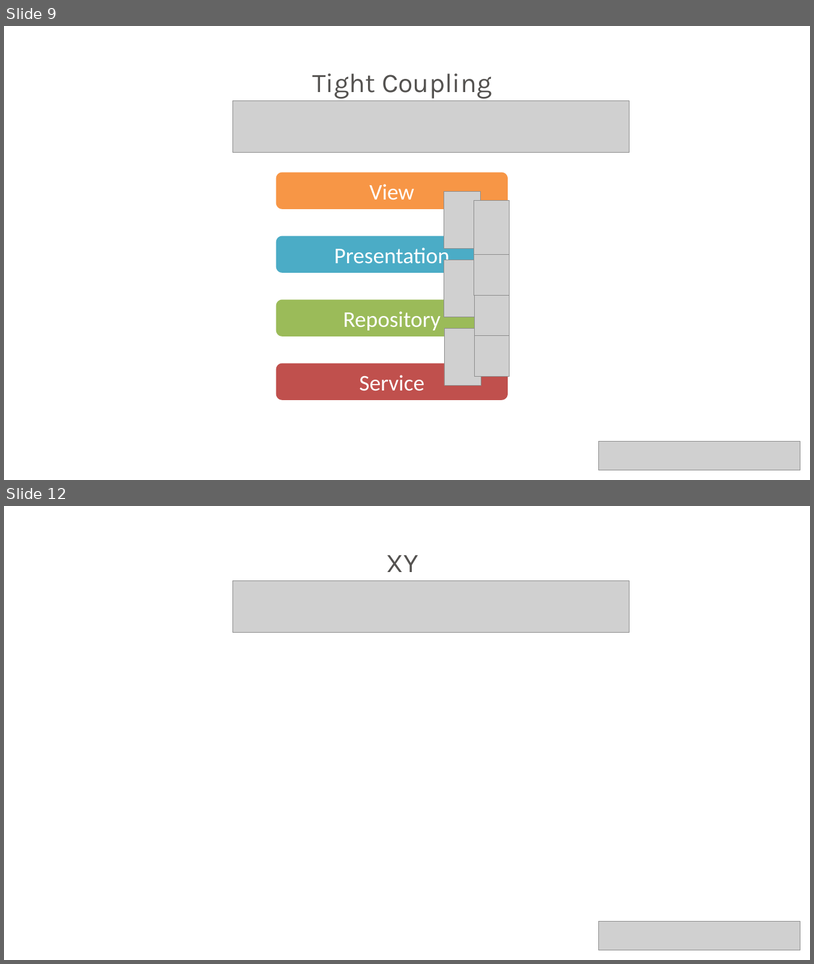
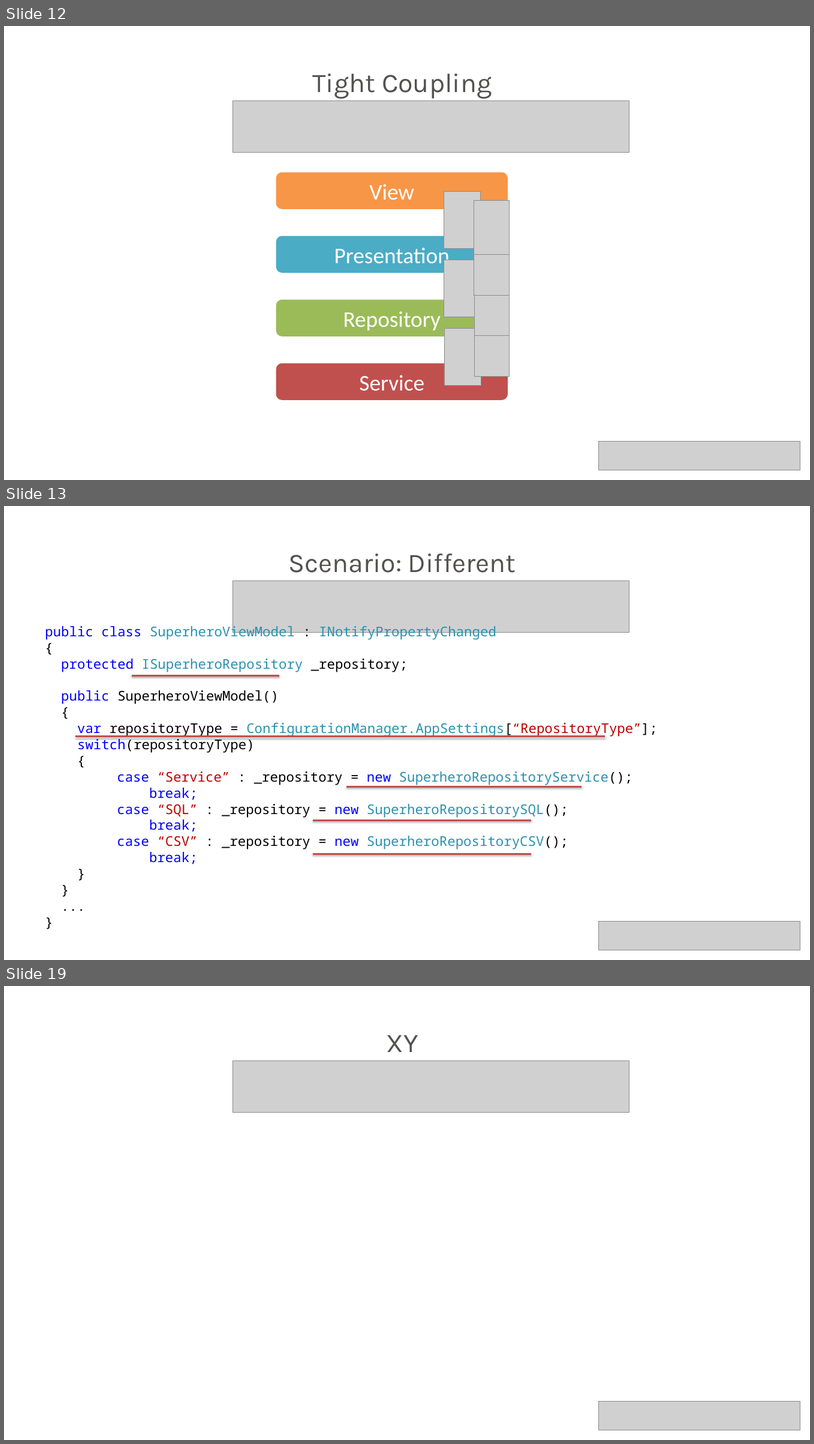
Before and after one commit to neman/DI-Course, a slide deck: DI Course.pptx. Shown one above the other, each under a label of ours: slides 9 and 12 before the commit, slides 12, 13 and 19 after it; the slides between them are not shown. The pictures are 814x964 and 814x1444 pixels, drawn with LibreOffice and Linux fonts; fonts in the diff are those of the drawing; grey boxes stand for pictures; background and template pictures are left out. Boxes give left, top, right and bottom in pixels: in the first picture for what was removed or moved away, otherwise in the second. Text is boxed around its words. In the diff, an @@ line names an element or a change of style, - is before the commit and + after.

```diff
--- a/DI Course.pptx
+++ b/DI Course.pptx
@@ slide 13 added at (x1=4, y1=506, x2=810, y2=960), background picture (left out) @@
@@ text added at (x1=288, y1=553, x2=516, y2=581), 48 pt, text #545250 @@
+Scenario: Different Repositories
@@ picture added at (x1=233, y1=581, x2=630, y2=633) @@
@@ text added at (x1=45, y1=624, x2=657, y2=864), 24 pt, text #2B91AF @@
+public class SuperheroViewModel : INotifyPropertyChanged
+{
+protected ISuperheroRepository _repository;
+public SuperheroViewModel()
+{
+var repositoryType = ConfigurationManager.AppSettings[“RepositoryType”];
+switch(repositoryType)
+{
+case “Service” : _repository = new SuperheroRepositoryService();
+break;
+case “SQL” : _repository = new SuperheroRepositorySQL();
+break;
+case “CSV” : _repository = new SuperheroRepositoryCSV();
+break;
+}
+}
+...
+}
@@ line added from (132, 676) to (280, 676), #C0504D 3 pt @@
@@ line added from (75, 736) to (606, 736), #C0504D 3 pt @@
@@ line added from (347, 787) to (582, 787), #C0504D 3 pt @@
@@ line added from (313, 820) to (532, 820), #C0504D 3 pt @@
@@ line added from (313, 854) to (532, 854), #C0504D 3 pt @@
@@ picture added at (x1=599, y1=921, x2=800, y2=949) @@
@@ what was slide 9 is now slide 12 @@
@@ what was slide 12 is now slide 19 @@
```
Also in this commit, not shown: 1 slide changed, 6 other slides added, 1 other file.
